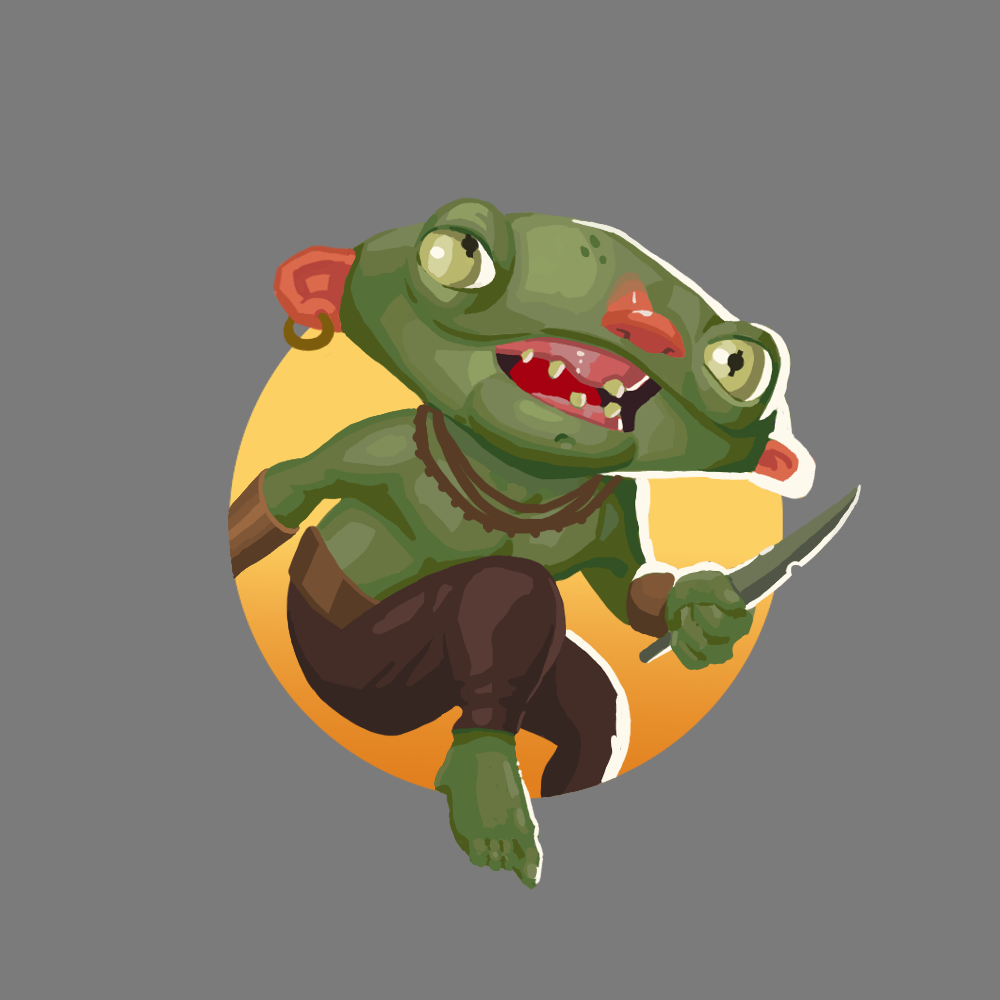
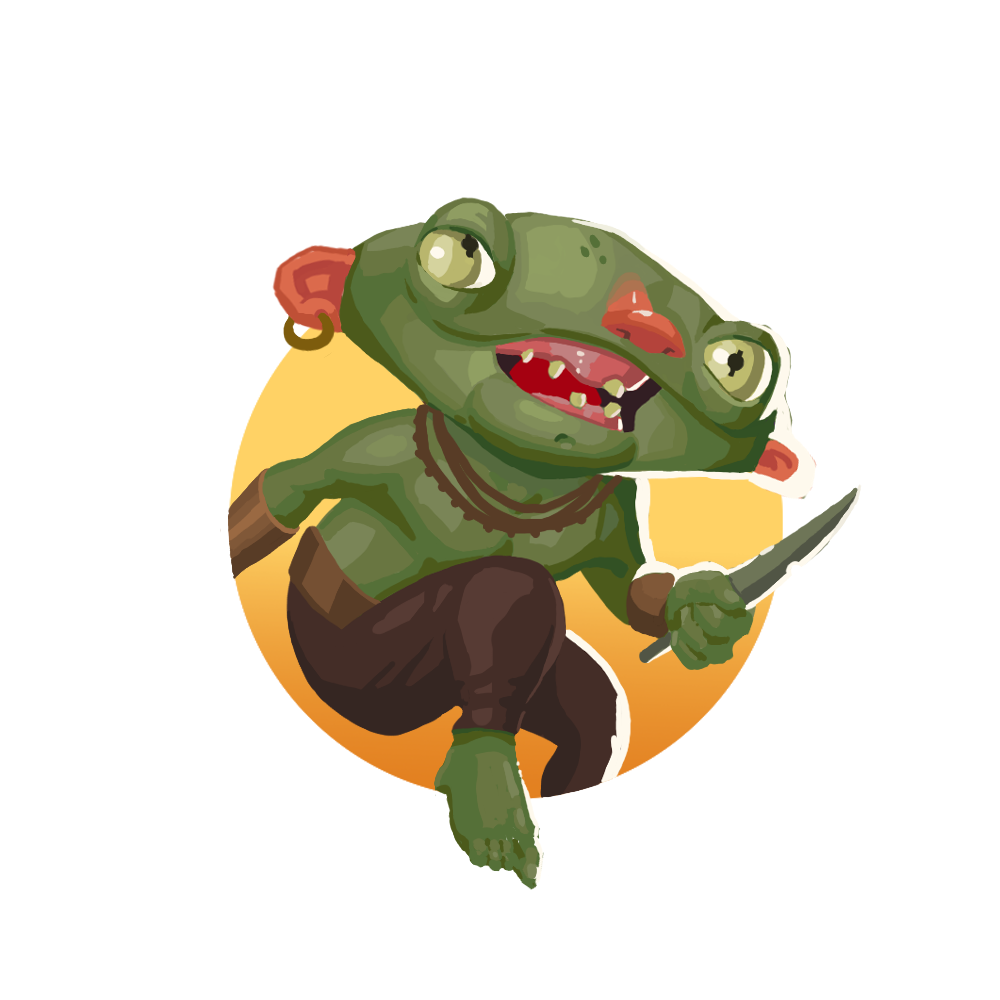
Before/after of a (1000, 1000) layered artwork. What changed in the layer stack:
removed layer "Background" over [left=0, top=0, right=1000, bottom=1000]
